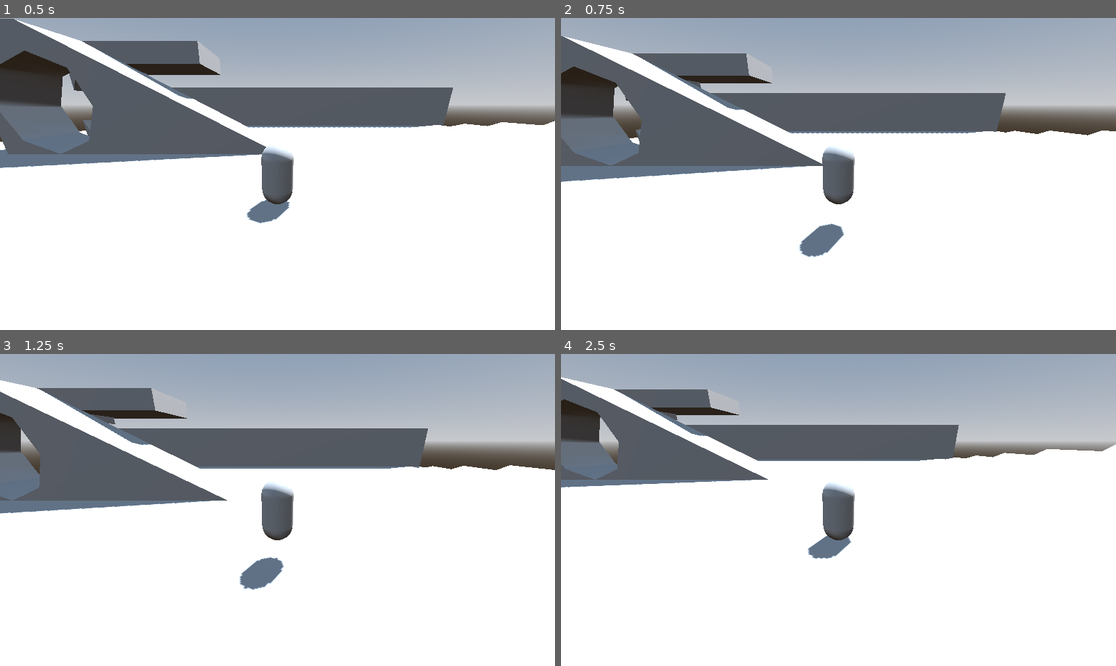
Above: before the commit, frames 1-4 (two rows, left to right).
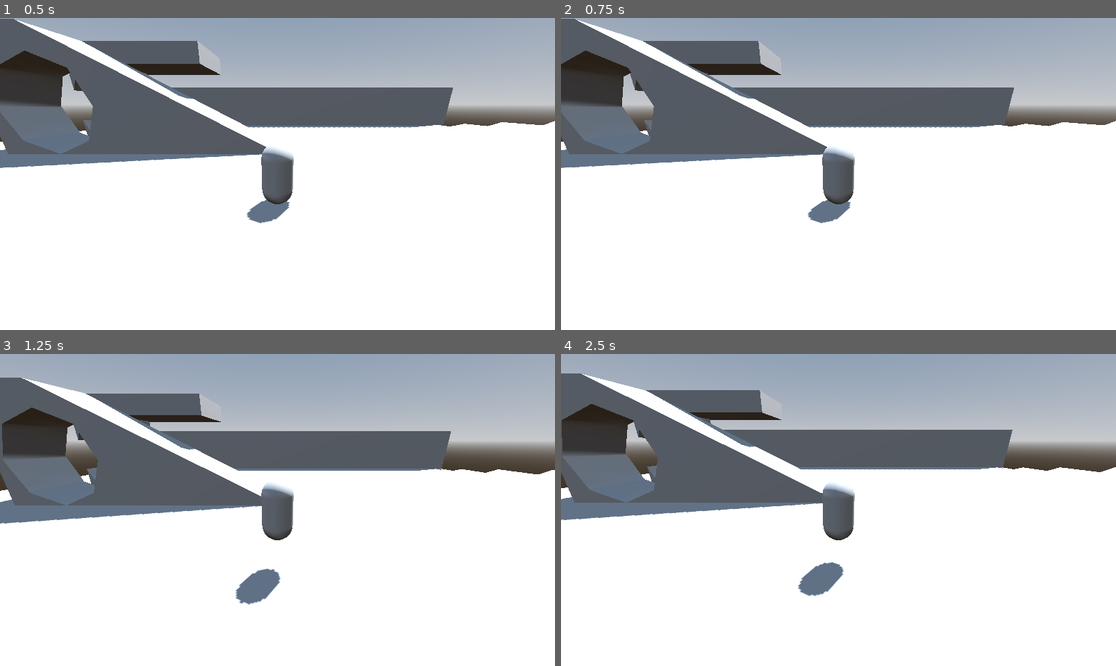
Above: after the commit, the same moments.

Repository: hhhhhhhh1233/BubbleGameJam
Game: Godot game, scene res://test_level.tscn
The game is run twice, just before and just after one commit, with the same random seed, the same clock (stepped at 60 frames per second) and the same inputs.
Inputs:
- Up to frame 1 (0.5 s): no input
- Up to frame 2 (0.75 s): tap Enter (ui_accept) at 0.5, 0.6 s; hold Right (ui_right) from 0.53 s (still down)
- Up to frame 3 (1.25 s): keep holding Right (ui_right); tap Space (jump, bound only after the commit) at 0.77, 0.8, 1.07 s
- Up to frame 4 (2.5 s): release Right (ui_right) at 1.28 s; hold Down (ui_down) 1.28-2.03 s; tap Space (jump, bound only after the commit) at 1.35, 1.52, 1.82, 2.3 s; tap Enter (ui_accept) at 1.55, 2.1 s; hold Right (ui_right) from 2.03 s (still down)

Frame 1 is identical in both runs. In frame 2, 14% of the frame differs, in the area x 0-100%, y 0-77%; in frame 3, 13%; in frame 4, 15%, in the area x 0-100%, y 6-78%.

Commit message:
chore: inputs
added inputs to the list of inputs and swapped the default inputs on the character movements script.

Diff:
--- a/Player.gd
+++ b/Player.gd
@@ -11,12 +11,12 @@
 		velocity += get_gravity() * delta
 
 	# Handle jump.
-	if Input.is_action_just_pressed("ui_accept") and is_on_floor():
+	if Input.is_action_just_pressed("jump") and is_on_floor():
 		velocity.y = JUMP_VELOCITY
 
 	# Get the input direction and handle the movement/deceleration.
 	# As good practice, you should replace UI actions with custom gameplay actions.
-	var input_dir := Input.get_vector("ui_left", "ui_right", "ui_up", "ui_down")
+	var input_dir := Input.get_vector("left", "right", "forward", "back")
 	var direction := (transform.basis * Vector3(input_dir.x, 0, input_dir.y)).normalized()
 	if direction:
 		velocity.x = direction.x * SPEED
--- a/project.godot
+++ b/project.godot
@@ -15,6 +15,69 @@
 config/features=PackedStringArray("4.3", "GL Compatibility")
 config/icon="res://icon.svg"
 
+[input]
+
+forward={
+"deadzone": 0.5,
+"events": [Object(InputEventKey,"resource_local_to_scene":false,"resource_name":"","device":-1,"window_id":0,"alt_pressed":false,"shift_pressed":false,"ctrl_pressed":false,"meta_pressed":false,"pressed":false,"keycode":0,"physical_keycode":87,"key_label":0,"unicode":119,"location":0,"echo":false,"script":null)
+]
+}
+back={
+"deadzone": 0.5,
+"events": [Object(InputEventKey,"resource_local_to_scene":false,"resource_name":"","device":-1,"window_id":0,"alt_pressed":false,"shift_pressed":false,"ctrl_pressed":false,"meta_pressed":false,"pressed":false,"keycode":0,"physical_keycode":83,"key_label":0,"unicode":115,"location":0,"echo":false,"script":null)
+]
+}
+left={
+"deadzone": 0.5,
+"events": [Object(InputEventKey,"resource_local_to_scene":false,"resource_name":"","device":-1,"window_id":0,"alt_pressed":false,"shift_pressed":false,"ctrl_pressed":false,"meta_pressed":false,"pressed":false,"keycode":0,"physical_keycode":65,"key_label":0,"unicode":97,"location":0,"echo":false,"script":null)
+]
+}
+right={
+"deadzone": 0.5,
+"events": [Object(InputEventKey,"resource_local_to_scene":false,"resource_name":"","device":-1,"window_id":0,"alt_pressed":false,"shift_pressed":false,"ctrl_pressed":false,"meta_pressed":false,"pressed":false,"keycode":0,"physical_keycode":68,"key_label":0,"unicode":100,"location":0,"echo":false,"script":null)
+]
+}
+jump={
+"deadzone": 0.5,
+"events": [Object(InputEventKey,"resource_local_to_scene":false,"resource_name":"","device":-1,"window_id":0,"alt_pressed":false,"shift_pressed":false,"ctrl_pressed":false,"meta_pressed":false,"pressed":false,"keycode":0,"physical_keycode":32,"key_label":0,"unicode":32,"location":0,"echo":false,"script":null)
+]
+}
+light_attack={
+"deadzone": 0.5,
+"events": [Object(InputEventMouseButton,"resource_local_to_scene":false,"resource_name":"","device":-1,"window_id":0,"alt_pressed":false,"shift_pressed":false,"ctrl_pressed":false,"meta_pressed":false,"button_mask":1,"position":Vector2(268, 17),"global_position":Vector2(277, 63),"factor":1.0,"button_index":1,"canceled":false,"pressed":true,"double_click":false,"script":null)
+]
+}
+heavy_attack={
+"deadzone": 0.5,
+"events": [Object(InputEventMouseButton,"resource_local_to_scene":false,"resource_name":"","device":-1,"window_id":0,"alt_pressed":false,"shift_pressed":false,"ctrl_pressed":false,"meta_pressed":false,"button_mask":2,"position":Vector2(203, 20),"global_position":Vector2(212, 66),"factor":1.0,"button_index":2,"canceled":false,"pressed":true,"double_click":false,"script":null)
+]
+}
+dodge={
+"deadzone": 0.5,
+"events": [Object(InputEventKey,"resource_local_to_scene":false,"resource_name":"","device":-1,"window_id":0,"alt_pressed":false,"shift_pressed":false,"ctrl_pressed":false,"meta_pressed":false,"pressed":false,"keycode":0,"physical_keycode":4194325,"key_label":0,"unicode":0,"location":0,"echo":false,"script":null)
+]
+}
+camera_left={
+"deadzone": 0.5,
+"events": [Object(InputEventJoypadMotion,"resource_local_to_scene":false,"resource_name":"","device":-1,"axis":2,"axis_value":-1.0,"script":null)
+]
+}
+camera_right={
+"deadzone": 0.5,
+"events": [Object(InputEventJoypadMotion,"resource_local_to_scene":false,"resource_name":"","device":-1,"axis":2,"axis_value":1.0,"script":null)
+]
+}
+camera_back={
+"deadzone": 0.5,
+"events": [Object(InputEventJoypadMotion,"resource_local_to_scene":false,"resource_name":"","device":-1,"axis":3,"axis_value":1.0,"script":null)
+]
+}
+camera_forward={
+"deadzone": 0.5,
+"events": [Object(InputEventJoypadMotion,"resource_local_to_scene":false,"resource_name":"","device":-1,"axis":3,"axis_value":-1.0,"script":null)
+]
+}
+
 [rendering]
 
 renderer/rendering_method="gl_compatibility"
